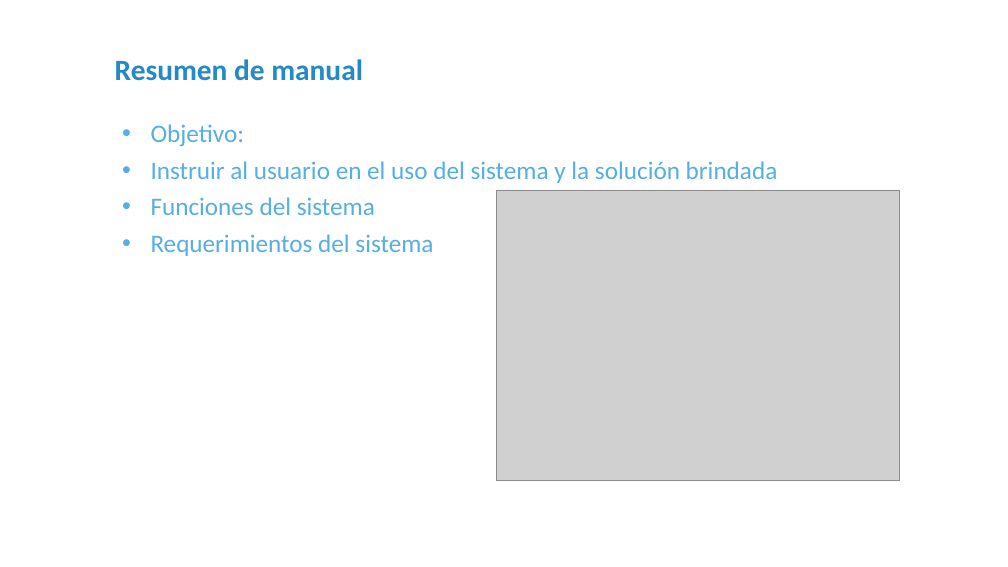
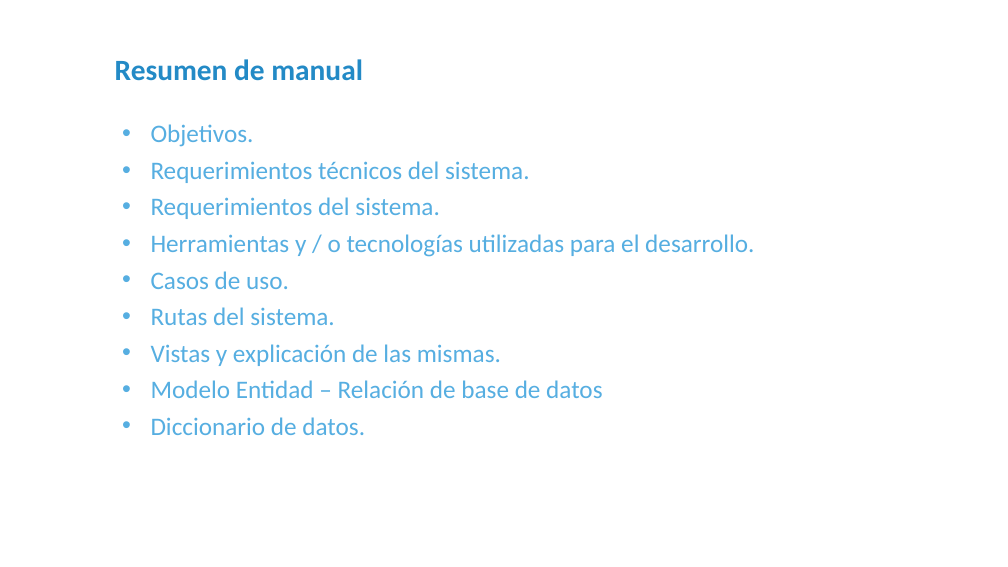
Before and after one commit to Djespinosa/TifStore, a slide deck: slide 16 of src/assets/Documentación/TIF_Store_presentación.pptx (slide 17 before the commit). Drawn at 1008x567 pixels with LibreOffice and Linux fonts; fonts in the diff are those of the drawing; grey boxes stand for pictures; background and template pictures are left out. Boxes give left, top, right and bottom in pixels: in the first picture for what was removed or moved away, otherwise in the second. Text is boxed around its words. In the diff, an @@ line names an element or a change of style, - is before the commit and + after.

```diff
--- a/src/assets/Documentación/TIF_Store_presentación.pptx
+++ b/src/assets/Documentación/TIF_Store_presentación.pptx
@@ text at (151,124,754,435): text changed @@
-• Objetivo:
-• Instruir al usuario en el uso del sistema y la solución brindada
-• Funciones del sistema
-• Requerimientos del sistema
+• Objetivos.
+• Requerimientos técnicos del sistema.
+• Requerimientos del sistema.
+• Herramientas y / o tecnologías utilizadas para el desarrollo.
+• Casos de uso.
+• Rutas del sistema.
+• Vistas y explicación de las mismas.
+• Modelo Entidad – Relación de base de datos
+• Diccionario de datos.
@@ picture removed at (496,190,899,481) @@
```
Also in this commit, not shown: 5 other slides changed, 3 slides added, 5 slides removed, 26 other files.
